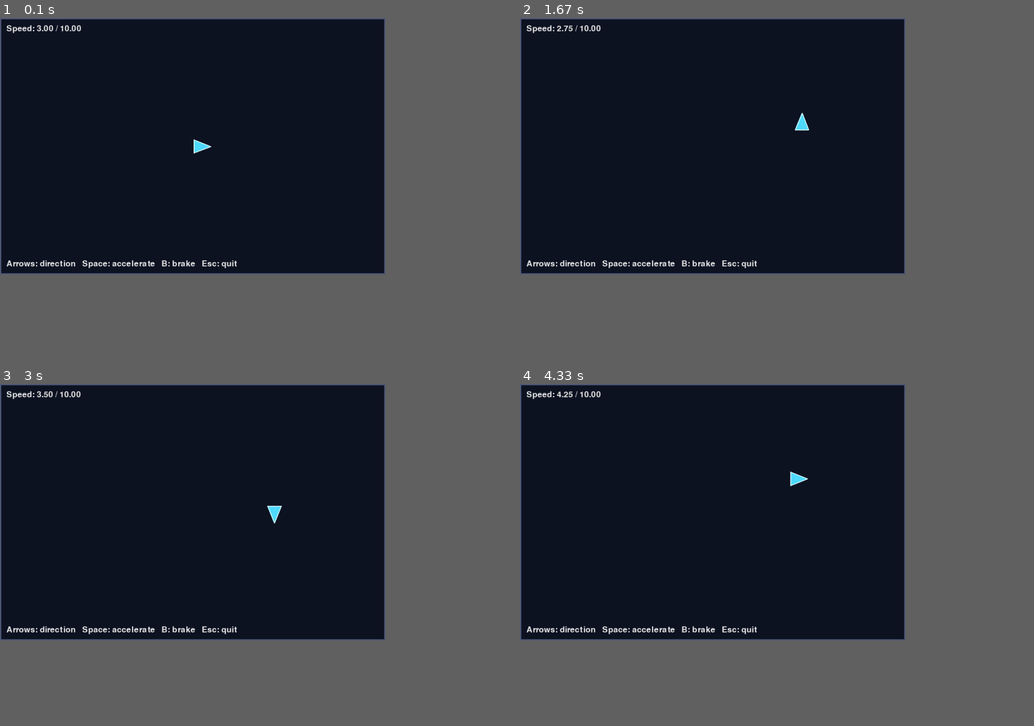
Above: before the commit, frames 1-4 (two rows, left to right).
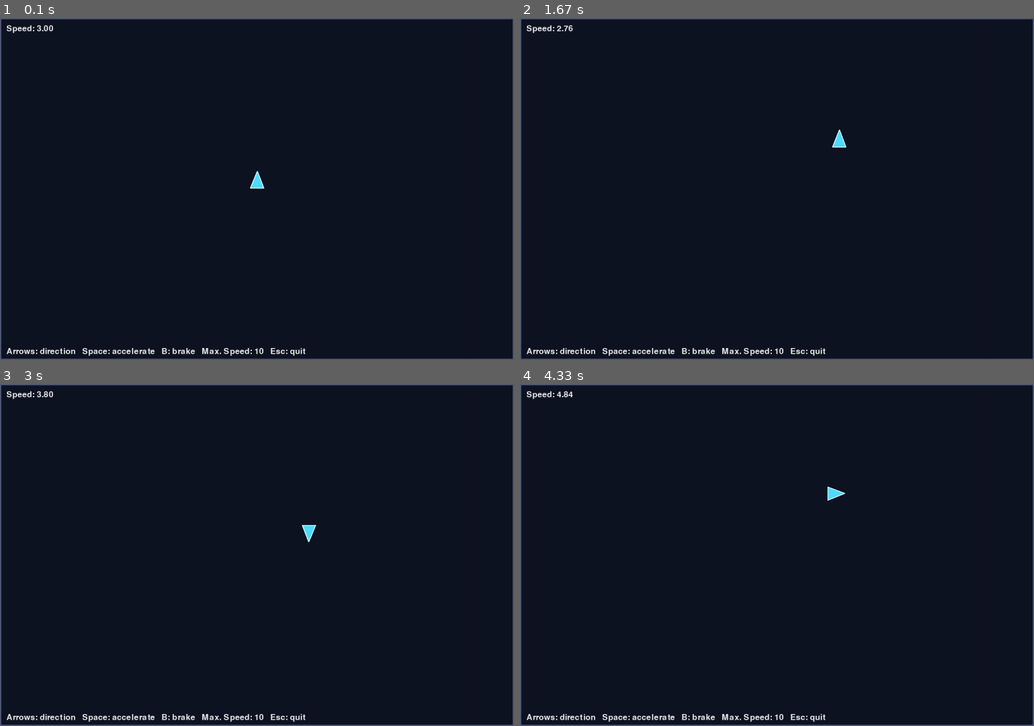
Above: after the commit, the same moments.

Repository: mike-lima-uno/pygame_spaceship
Game: pygame game, started from run.py
Same seed, same stepped clock (60 frames per second), same inputs: the game is played once before the commit and once after it.
Inputs:
- Up to frame 1 (0.1 s): no input
- Up to frame 2 (1.67 s): hold B 0.33-0.8 s; hold Right 0.33-0.8 s; hold Right 0.83-1.3 s; tap Space at 0.9, 1.2, 1.4 s; tap B at 0.98 s; hold Up 1.33-1.63 s
- Up to frame 3 (3 s): hold Right 1.67-2.13 s; tap Space at 1.73, 2.03, 2.23, 2.53, 2.8 s; hold Left 2.17-2.7 s; tap B at 2.32 s; hold Down from 2.73 s (still down)
- Up to frame 4 (4.33 s): release Down at 3.03 s; hold Left 3.07-3.47 s; tap Space at 3.13, 3.43, 3.57, 3.97, 4.27 s; hold Up 3.5-3.87 s; tap B at 3.65 s; hold Right from 3.9 s (still down)
The window is 675x450 before the commit and 900x600 after it. Grey fills any space a smaller window leaves; there, only what the larger window draws over its background counts as a difference.

The runs differ from the first frame. In frame 1, 2.3% of the frame differs, in the area x 0-100%, y 0-100%; in frame 2, 2.3%; in frame 3, 2.3%; in frame 4, 2.3%.

Commit message:
added continuous accel and brake

Diff:
--- a/src/game.py
+++ b/src/game.py
@@ -33,10 +33,15 @@
             elif event.type == pygame.KEYDOWN:
                 self.handle_key_down(event.key)
 
+        keys = pygame.key.get_pressed()
+        if keys:
+            self.handle_key_pressed(keys)
+
     def handle_key_down(self, key):
         if key == pygame.K_ESCAPE:
             self.running = False
 
+        # - - - arrows - - -
         elif key == pygame.K_UP:
             self.ship.set_direction(settings.UP)
 
@@ -49,11 +54,28 @@
         elif key == pygame.K_RIGHT:
             self.ship.set_direction(settings.RIGHT)
 
+        # - - - command buttons - - -
         elif key == pygame.K_SPACE:
             self.ship.accelerate()
 
         elif key == pygame.K_b:
             self.ship.brake()
+
+        # - - - idle - - -
+        # else:
+        #     pass
+
+    def handle_key_pressed(self, keys):
+        if keys[pygame.K_SPACE]:
+            self.ship.accelerate(0.1)
+
+        elif keys[pygame.K_b]:
+            self.ship.brake(0.1)
+
+        # - - - idle - - -
+        # else:
+        #     pass
+
 
     def update(self):
         self.ship.update()
@@ -77,27 +99,28 @@
         self.ship.draw(self.screen)
 
         speed_text = self.font.render(
-            f"Speed: {self.ship.speed:.2f} / {settings.MAX_SPEED:.2f}",
+            f"Speed: {self.ship.speed:.2f}",
             True,
             settings.TEXT_COLOR,
         )
 
         controls_text = self.font.render(
-            "Arrows: direction   Space: accelerate   "
-            "B: brake   Esc: quit",
+            "Arrows: direction   Space: accelerate   B: brake   "
+            f"Max. Speed: {settings.MAX_SPEED:.0f}   Esc: quit",
             True,
             settings.TEXT_COLOR,
         )
 
-        self.screen.blit(speed_text, (15, 15))
+        self.screen.blit(speed_text, (settings.MARGIN, settings.MARGIN))
         self.screen.blit(
             controls_text,
-            (15, settings.HEIGHT - 35),
+            (settings.MARGIN, settings.HEIGHT - 2 * settings.MARGIN),
         )
 
         pygame.display.flip()
 
     def run(self):
+        """while self.running: play, else: quit"""
         while self.running:
             self.handle_events()
             self.update()
--- a/src/settings.py
+++ b/src/settings.py
@@ -1,8 +1,9 @@
 import pygame
 
 # Window
-WIDTH = 900
-HEIGHT = 600
+WIDTH = 1200
+HEIGHT = 800
+MARGIN = 15
 FPS = 60
 WINDOW_TITLE = "Pygame (rudimentary) Spaceship - Cisso Lima App (C)"
 
@@ -19,11 +20,12 @@
 
 # Movement
 INITIAL_SPEED = 3.0
-ACCELERATION = 0.25
-BRAKE_AMOUNT = 0.5
+DELTA_SPEED = 0.2
+ACCELERATION = DELTA_SPEED
+BRAKE_AMOUNT = DELTA_SPEED
 MAX_SPEED = 10.0
 
-# Direction vectors
+# Direction vectors - 0xy on the top-left corner
 UP = pygame.Vector2(0, -1)
 DOWN = pygame.Vector2(0, 1)
 LEFT = pygame.Vector2(-1, 0)
--- a/src/ship.py
+++ b/src/ship.py
@@ -1,16 +1,13 @@
 import pygame
-
 from . import settings
 
 
 class Ship:
+
     def __init__(self, x, y):
+        """define the inital position, direction and speed of the ship"""
         self.position = pygame.Vector2(x, y)
-
-        # The ship initially points to the right.
-        self.direction = settings.RIGHT.copy()
-
-        # Speed is always non-negative.
+        self.direction = settings.UP.copy()
         self.speed = settings.INITIAL_SPEED
 
     def set_direction(self, direction):
@@ -18,17 +15,17 @@
         if direction.length_squared() > 0:
             self.direction = direction.normalize()
 
-    def accelerate(self):
+    def accelerate(self, factor:int = 1):
         """Increase speed up to the configured maximum."""
         self.speed = min(
-            self.speed + settings.ACCELERATION,
+            self.speed + factor * settings.ACCELERATION,
             settings.MAX_SPEED,
         )
 
-    def brake(self):
+    def brake(self, factor:int = 1):
         """Reduce speed without allowing it to become negative."""
         self.speed = max(
-            self.speed - settings.BRAKE_AMOUNT,
+            self.speed - factor * settings.BRAKE_AMOUNT,
             0,
         )
 
Not shown, changed: README.md
